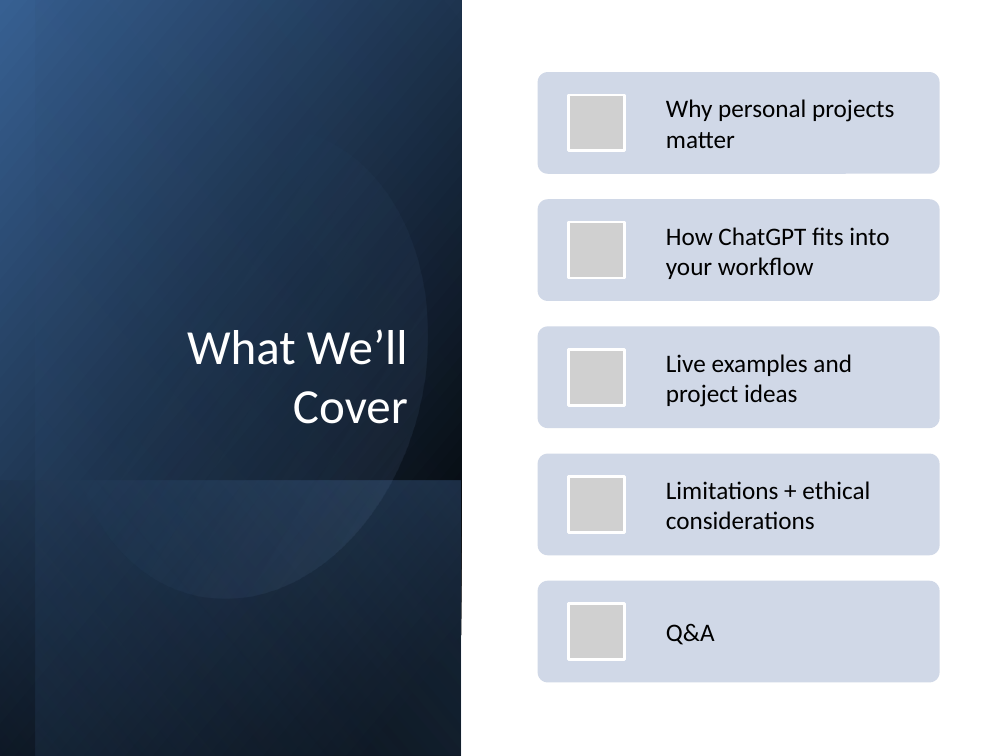
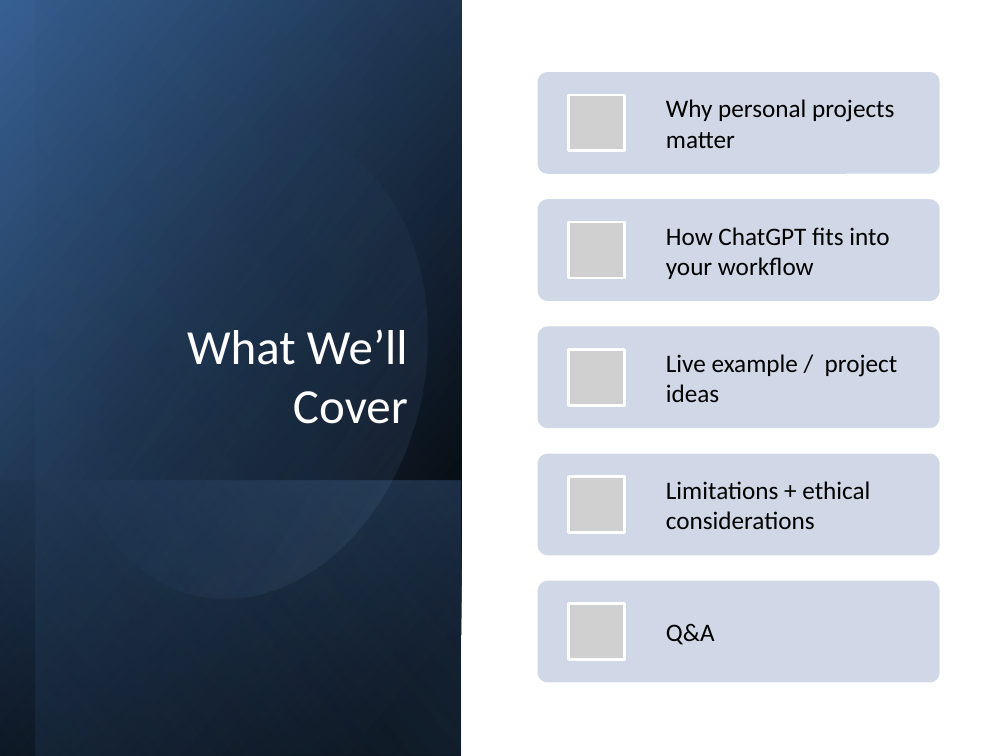
Before and after one commit to Kimformatics/ChatGPT_PersonalProjects, a slide deck: slide 2 of finalChatGPT_Cancer_Epi_Personal_Projects.pptx. Drawn at 1008x756 pixels with LibreOffice and Linux fonts; fonts in the diff are those of the drawing; grey boxes stand for pictures. Boxes give left, top, right and bottom in pixels: in the first picture for what was removed or moved away, otherwise in the second. Text is boxed around its words. In the diff, an @@ line names an element or a change of style, - is before the commit and + after.

```diff
--- a/finalChatGPT_Cancer_Epi_Personal_Projects.pptx
+++ b/finalChatGPT_Cancer_Epi_Personal_Projects.pptx
@@ text at [666,354,898,402]: text changed @@
-Live examples and project ideas
+Live example / project ideas
```
Also in this commit, not shown: 3 other slides changed, 1 slide added.
